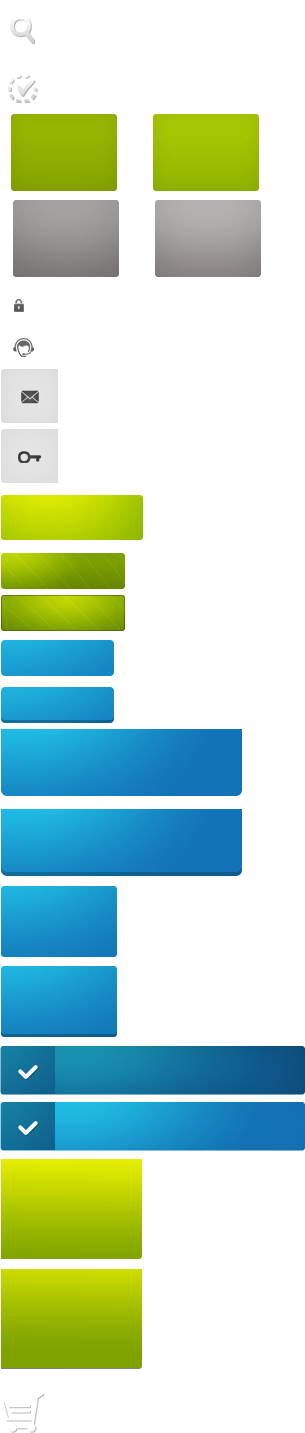
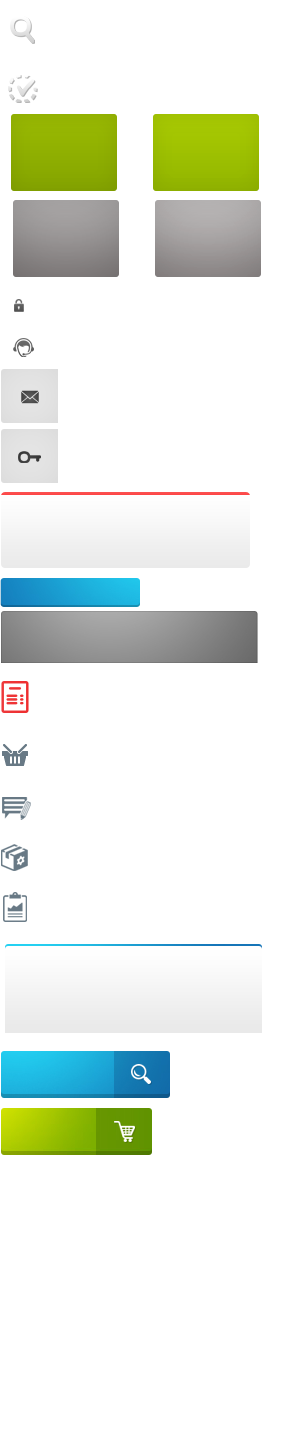
Comparing the layer stacks of the two 305 x 1433 images. Changes:
removed group "indexbuton hover" (1 layers) over [left=1, top=729, right=242, bottom=796]
removed layer "Şekil 60 kopyala 12" from group "indexbuton hover" over [left=1, top=729, right=242, bottom=796]
removed group "indexbuton" (1 layers) over [left=1, top=809, right=242, bottom=876]
removed layer "Şekil 60 kopyala" from group "indexbuton" over [left=1, top=809, right=242, bottom=876]
removed group "üyelik buton hover" (3 layers) over [left=0, top=1046, right=305, bottom=1095]
removed layer "Şekil 81 kopyala 2" from group "üyelik buton hover" over [left=0, top=1046, right=305, bottom=1095]
removed group "üyelikbuton" (3 layers) over [left=0, top=1102, right=305, bottom=1151]
added group "fatura" with 2 layers above "baslik" over [left=1, top=492, right=250, bottom=568]
added layer "Şekil 156" in group "fatura" over [left=1, top=492, right=250, bottom=568]
added group "faturas" with 1 layers above "faturaicon" over [left=1, top=611, right=258, bottom=663]
added group "faturaicon" with 3 layers above "faturaiconlaı" over [left=1, top=681, right=262, bottom=1033]
added layer "Şekil 150 kopyala 2" in group "faturaicon" over [left=5, top=946, right=262, bottom=1033]
"Katman 36": opacity 100% → 80%, moved it into group "faturaiconlaı", painted on it over [left=2, top=744, right=38, bottom=1135]
removed layer "Şekil 81" from group "üyelikbuton" over [left=0, top=1102, right=305, bottom=1151]
removed group "vps SATIN AL hover" (1 layers) over [left=1, top=1159, right=142, bottom=1259]
removed layer "Şekil 60 kopyala 8" from group "vps SATIN AL hover" over [left=1, top=1159, right=142, bottom=1259]
removed group "vps SATIN AL" (1 layers) over [left=1, top=1269, right=142, bottom=1369]
removed layer "Şekil 60 kopyala 7" from group "vps SATIN AL" over [left=1, top=1269, right=142, bottom=1369]
…and 37 more changes (18 added, 19 removed)
